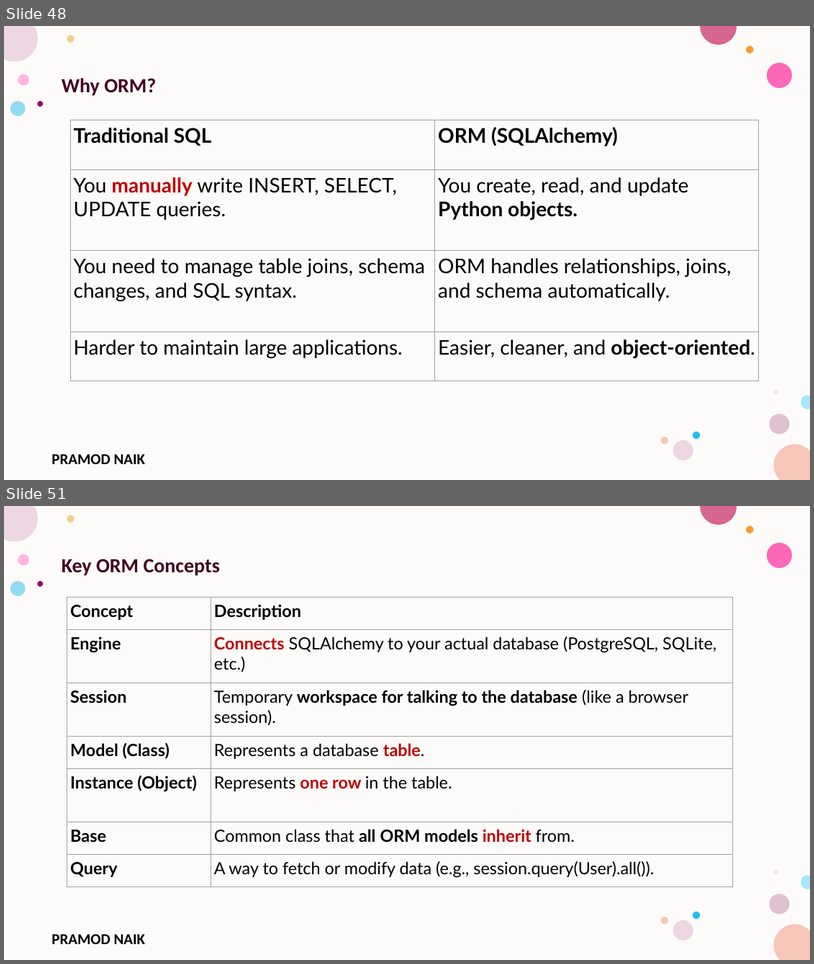
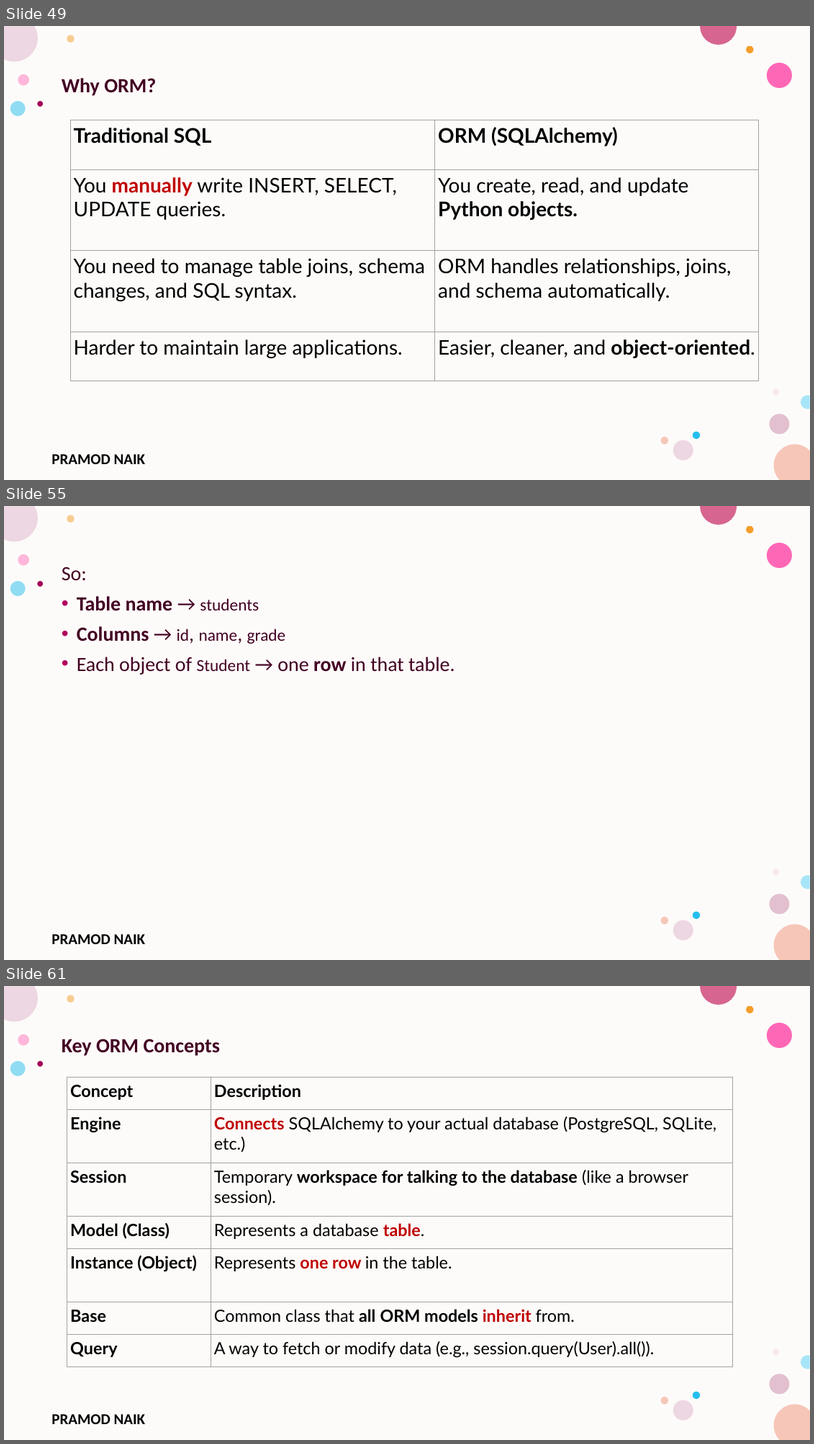
Before and after one commit to PRAMODNAIK-DEV/Backend-Dev-using-Python-FastAPI, a slide deck: FastAPI/FastAPI- Intermediate.pptx. Shown one above the other, each under a label of ours: slides 48 and 51 before the commit, slides 49, 55 and 61 after it; the slides between them are not shown. The pictures are 814x964 and 814x1444 pixels, drawn with LibreOffice and Linux fonts; fonts in the diff are those of the drawing; background and template pictures are left out. Boxes give left, top, right and bottom in pixels: in the first picture for what was removed or moved away, otherwise in the second. Text is boxed around its words. In the diff, an @@ line names an element or a change of style, - is before the commit and + after.

```diff
--- a/FastAPI/FastAPI- Intermediate.pptx
+++ b/FastAPI/FastAPI- Intermediate.pptx
@@ slide 55 added at bbox=[4, 506, 810, 960], background #FFFFFF; not listed: 17 template elements that a slide beside it also shows @@
@@ text added at bbox=[62, 567, 455, 674], 24 pt, text #420023 @@
+So:
+• Table name → students
+• Columns → id, name, grade
+• Each object of Student → one row in that table.
@@ what was slide 48 is now slide 49 @@
@@ what was slide 51 is now slide 61 @@
```
Also in this commit, not shown: 6 slides changed, 9 other slides added, 5 other files.
